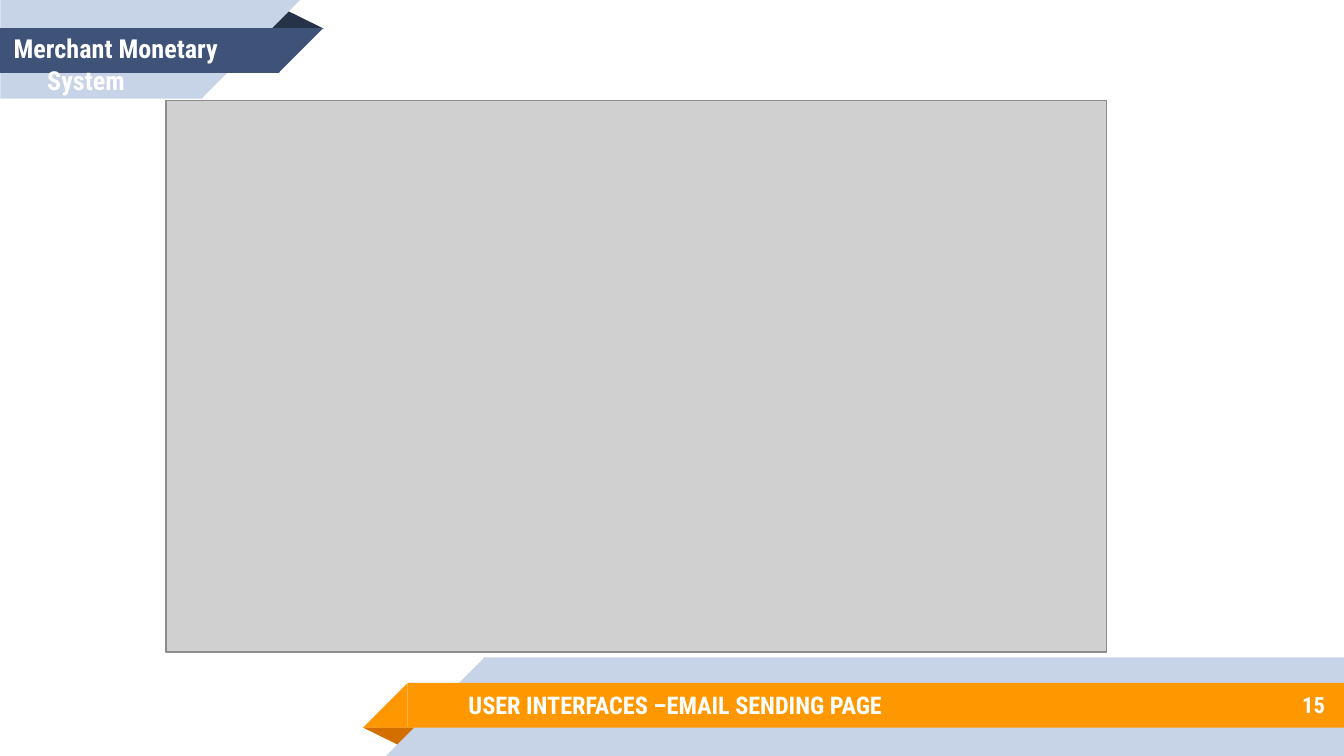
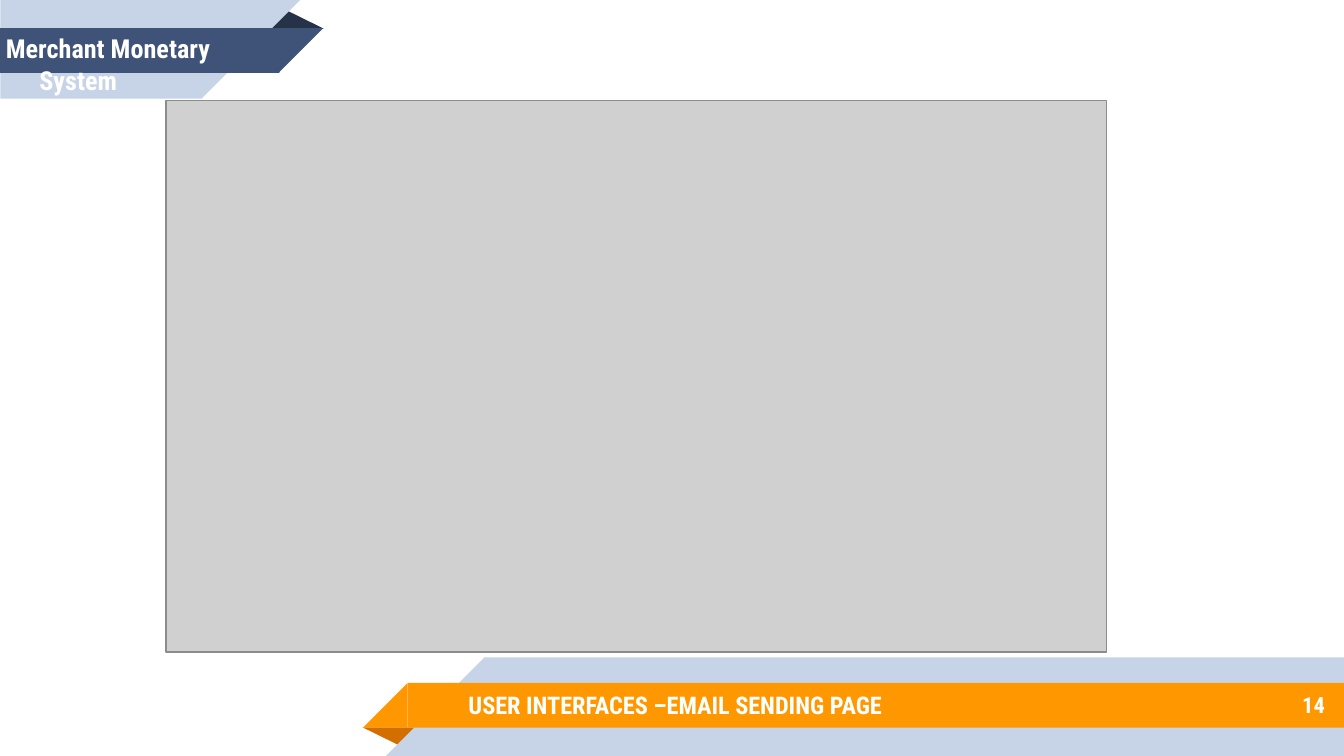
Before and after one commit to hamadhassan/Merchant-Monetary-System, a slide deck: slide 14 of Power Point Slides/PRESENTATION SLIDES.pptx (slide 15 before the commit). Drawn at 1344x756 pixels with LibreOffice and Linux fonts; fonts in the diff are those of the drawing; grey boxes stand for pictures. Boxes give left, top, right and bottom in pixels: in the first picture for what was removed or moved away, otherwise in the second. Text is boxed around its words. In the diff, an @@ line names an element or a change of style, - is before the commit and + after.

```diff
--- a/Power Point Slides/PRESENTATION SLIDES.pptx
+++ b/Power Point Slides/PRESENTATION SLIDES.pptx
@@ text "Merchant Monetary System": place and size @@
-text "Merchant Monetary System" at (14,38,218,95)
+text "Merchant Monetary System" at (6,38,210,95)
@@ page number at (1302,697,1325,713): text changed @@
-15
+14
```
Also in this commit, not shown: 11 other slides changed, 3 slides added, 4 other files.
